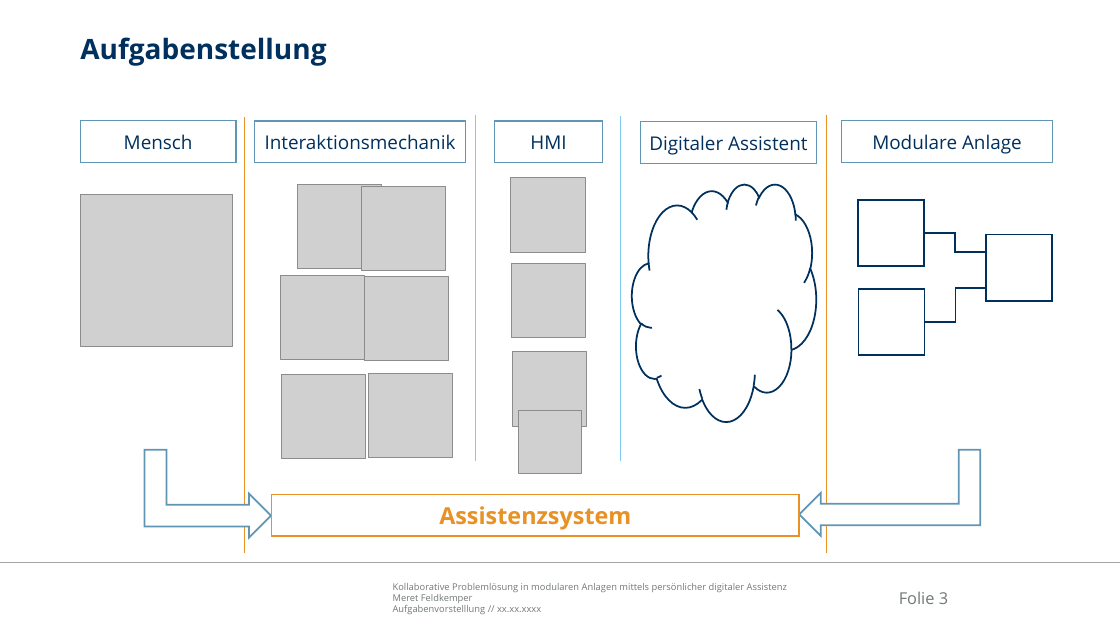
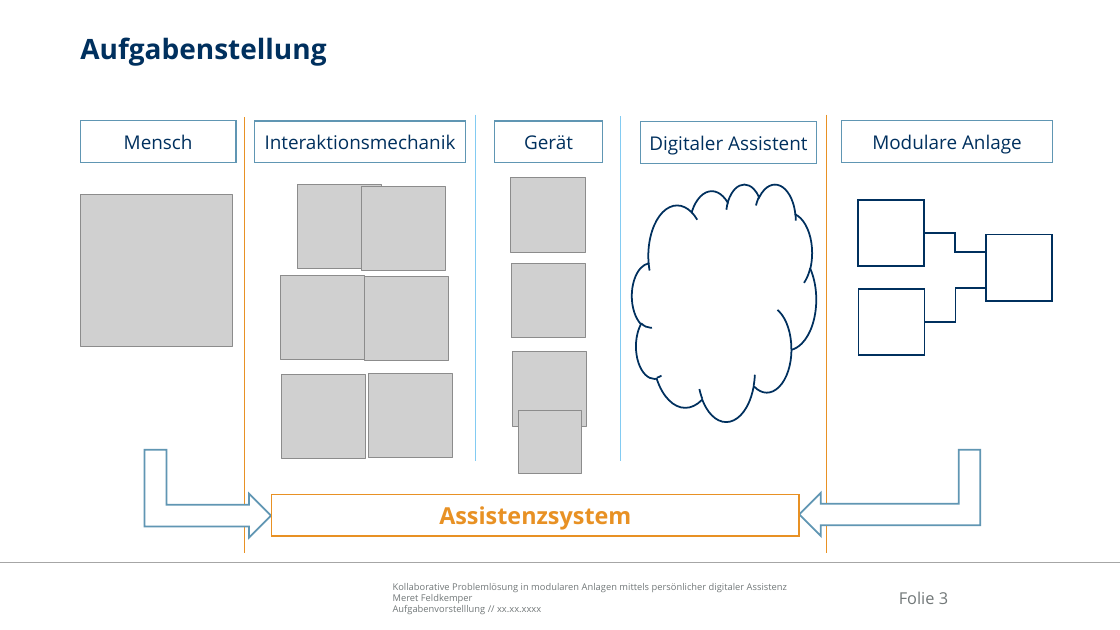
Before and after one commit to Ral3007/Diplomarbeit, a slide deck: slide 3 of Dokumente/Präsentationen/2019-01-07_DA_Feldkemper_Aufgabenvorstellung.pptx. Drawn at 1120x630 pixels with LibreOffice and Linux fonts; fonts in the diff are those of the drawing; grey boxes stand for pictures; background and template pictures are left out. Boxes give left, top, right and bottom in pixels: in the first picture for what was removed or moved away, otherwise in the second. Text is boxed around its words. In the diff, an @@ line names an element or a change of style, - is before the commit and + after.

```diff
--- a/Dokumente/Präsentationen/2019-01-07_DA_Feldkemper_Aufgabenvorstellung.pptx
+++ b/Dokumente/Präsentationen/2019-01-07_DA_Feldkemper_Aufgabenvorstellung.pptx
@@ text in rectangle at (524,135,573,150): text changed @@
-HMI
+Gerät
```
Also in this commit, not shown: 2 other slides changed, 15 other files.
